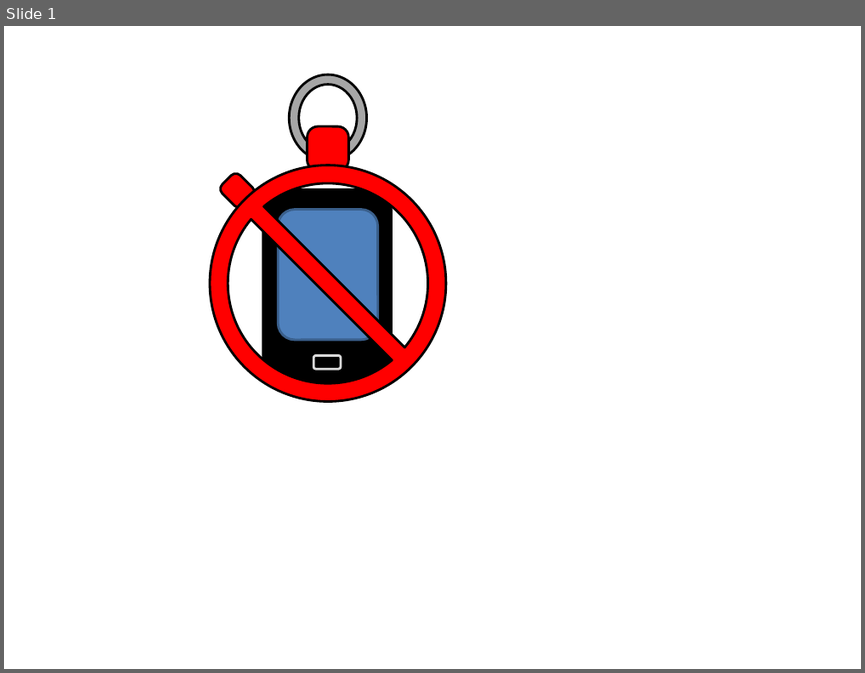
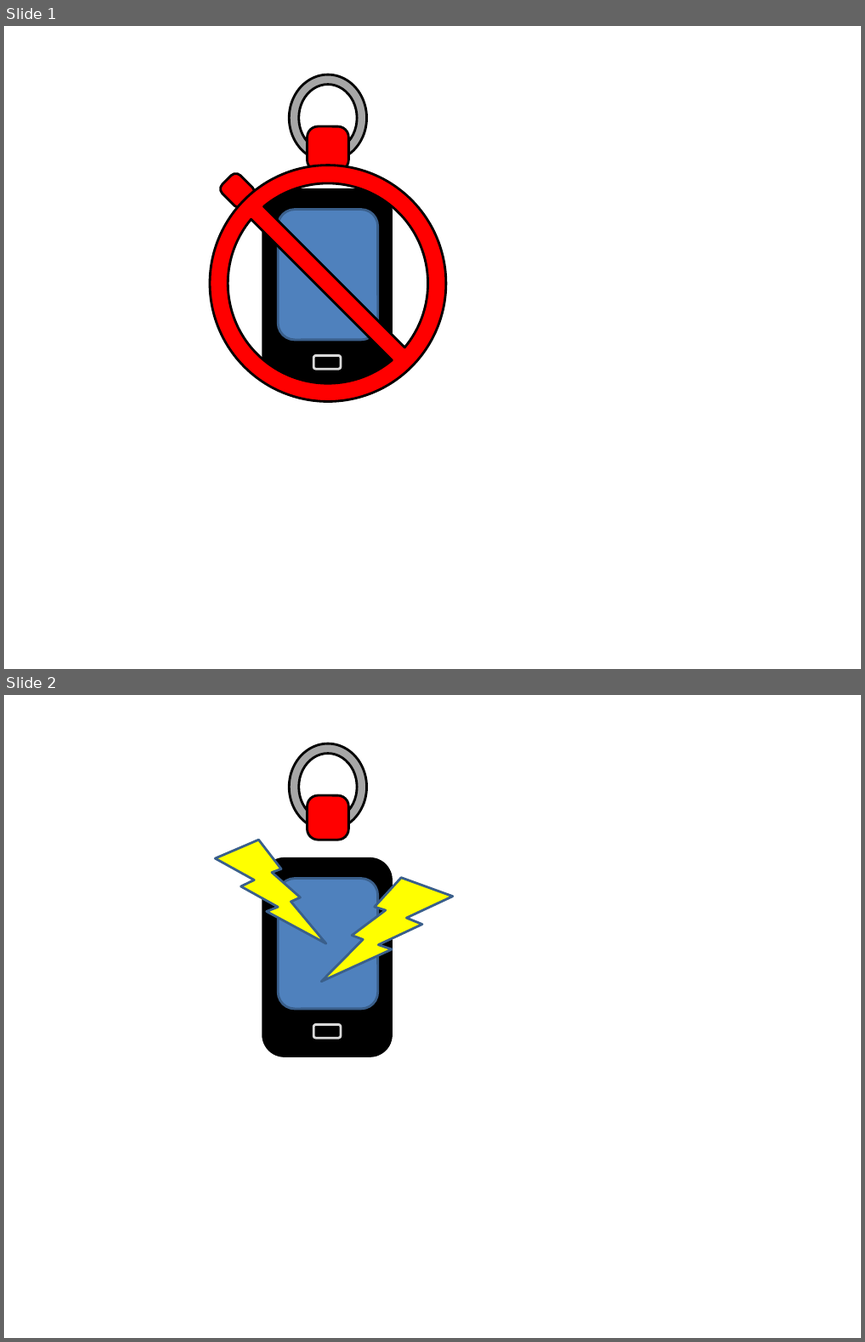
Before and after one commit to hhosaka/MannerTimer, a slide deck: image/icon.pptx. Shown one above the other, each under a label of ours: slide 1 before the commit, slides 1 and 2 after it. The pictures are 865x673 and 865x1342 pixels, drawn with LibreOffice and Linux fonts; fonts in the diff are those of the drawing. Boxes give left, top, right and bottom in pixels: in the first picture for what was removed or moved away, otherwise in the second. Text is boxed around its words. In the diff, an @@ line names an element or a change of style, - is before the commit and + after.

```diff
--- a/image/icon.pptx
+++ b/image/icon.pptx
@@ slide 2 added at <box>4,695,861,1338</box>, background #FFFFFF @@
@@ donut added at <box>290,743,367,830</box>, fill #A6A6A6, outline #000000 2 pt @@
@@ rounded rectangle added at <box>307,795,348,839</box>, fill #FF0000, outline #000000 2 pt @@
@@ lightning bolt added at <box>215,839,325,943</box>, fill #FFFF00, outline #3A5F8C 2 pt @@
@@ rounded rectangle added at <box>262,859,392,1055</box>, fill #000000, outline #000000 2 pt @@
@@ rounded rectangle added at <box>279,879,378,1009</box>, fill #4F81BD, outline #3A5F8C 2 pt @@
@@ lightning bolt added at <box>321,878,452,981</box>, fill #FFFF00, outline #3A5F8C 2 pt @@
@@ rounded rectangle added at <box>313,1024,340,1038</box>, fill #000000, outline #D9D9D9 2 pt @@
```
Also in this commit, not shown: 10 other files.
